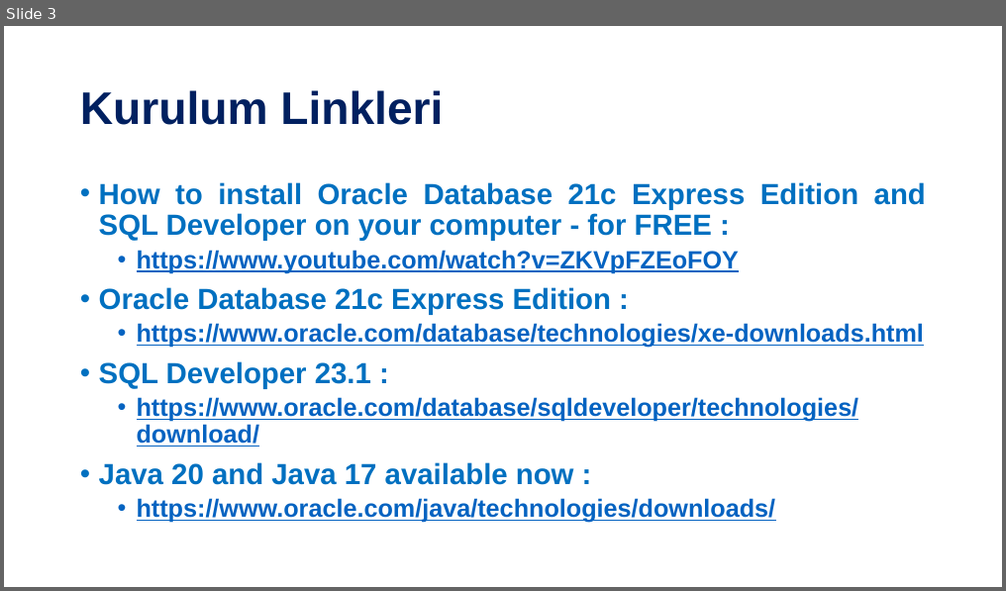
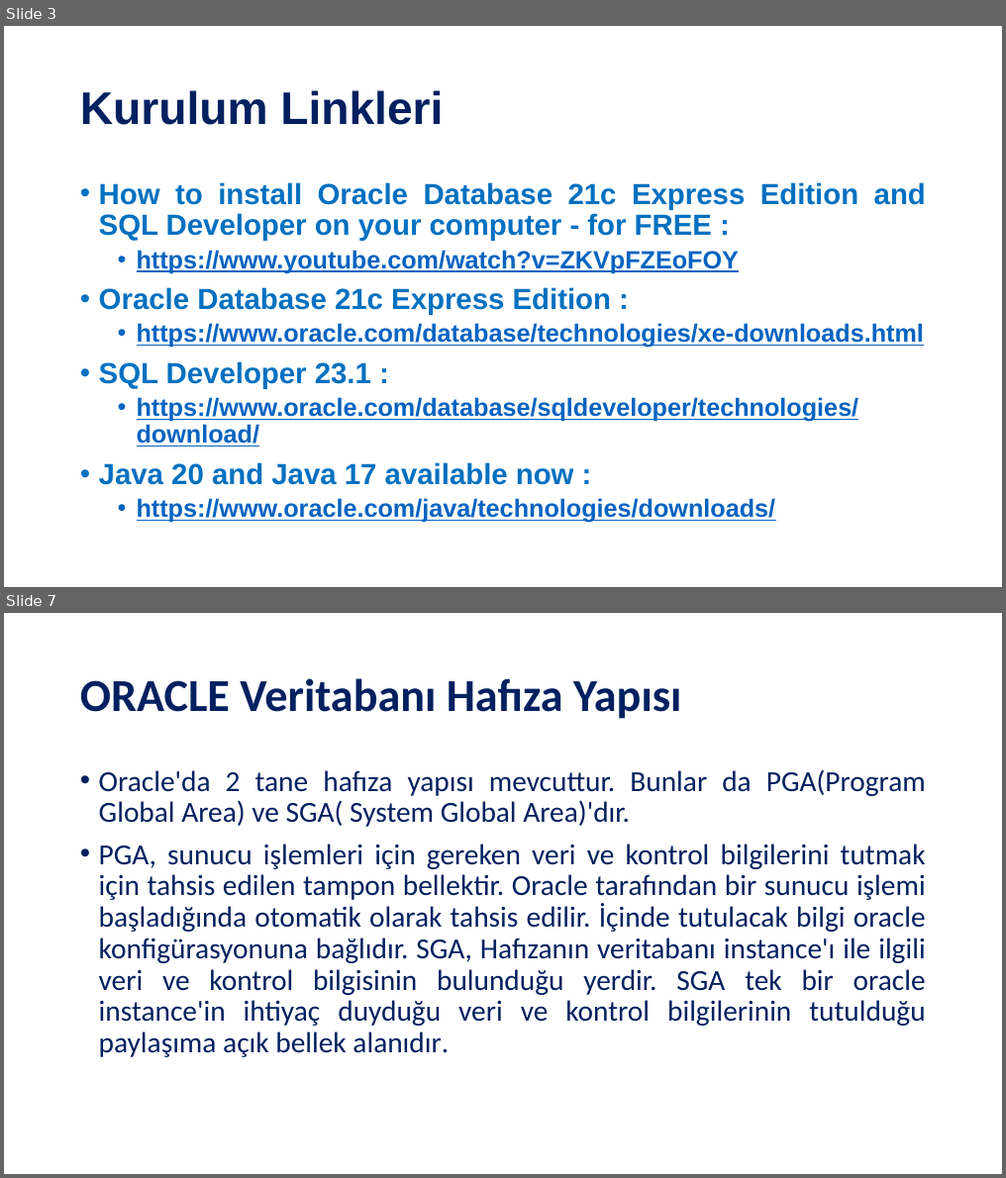
Before and after one commit to SevdanurGENC/Oracle-DB-SQL-Developer-Lecture-Notes, a slide deck: Slides/Oracle DB & SQL Developer - Bolum I.pptx. Shown one above the other, each under a label of ours: slide 3 before the commit, slides 3 and 7 after it; the slides between them are not shown. The pictures are 1006x591 and 1006x1178 pixels, drawn with LibreOffice and Linux fonts; fonts in the diff are those of the drawing. Boxes give left, top, right and bottom in pixels: in the first picture for what was removed or moved away, otherwise in the second. Text is boxed around its words. In the diff, an @@ line names an element or a change of style, - is before the commit and + after.

```diff
--- a/Slides/Oracle DB & SQL Developer - Bolum I.pptx
+++ b/Slides/Oracle DB & SQL Developer - Bolum I.pptx
@@ slide 7 added at bbox=[4, 613, 1002, 1174], background #FFFFFF @@
@@ title added at bbox=[80, 678, 681, 719], 44 pt, text #002060, bold @@
+ORACLE Veritabanı Hafıza Yapısı
@@ text added at bbox=[99, 769, 926, 1058], 28 pt, text #002060 @@
+• Oracle'da 2 tane hafıza yapısı mevcuttur. Bunlar da PGA(Program Global Area) ve SGA( System Global Area)'dır.
+• PGA, sunucu işlemleri için gereken veri ve kontrol bilgilerini tutmak için tahsis edilen tampon bellektir. Oracle tarafından bir sunucu işlemi başladığında otomatik olarak tahsis edilir. İçinde tutulacak bilgi oracle konfigürasyonuna bağlıdır. SGA, Hafızanın veritabanı instance'ı ile ilgili veri ve kontrol bilgisinin bulunduğu yerdir. SGA tek bir oracle instance'in ihtiyaç duyduğu veri ve kontrol bilgilerinin tutulduğu paylaşıma açık bellek alanıdır.
```
Also in this commit, not shown: 1 slide changed, 6 other slides added, 4 other files.
